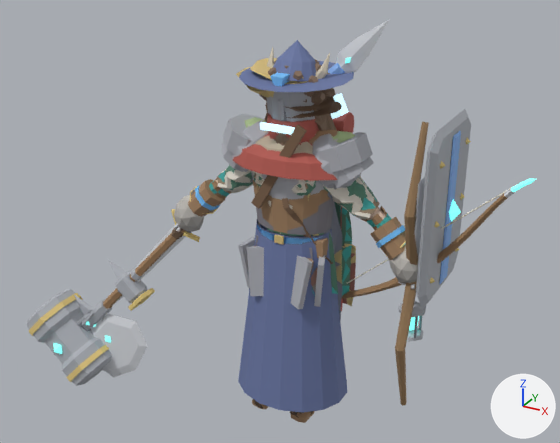
An edit to the Blender file art/creator/humanoid_slim/humanoid_slim_masculine.blend, drawn before and after from the same camera.
The view is the same before and after, from a camera (50 mm lens) standing at (1.7, -3.23, 2.7) and looking at (-0.16, 0.15, 1.01). The lights are fixed; the arrows at lower right show +X, +Y and +Z. The picture after the commit comes second.

In view in the first picture: 'part.arms.bracers', 'part.head.wide_hat', 'part.offhand.bow', 'part.offhand.ranger_bow', 'part.offhand.shield', 'part.offhand.tower_shield', 'part.shoulders.mantle', 'part.shoulders.slabs', 'part.torso.jerkin', 'part.torso.robe', 'part.waist.tassets', 'part.weapon.great_axe', 'part.weapon.maul' and 40 more.
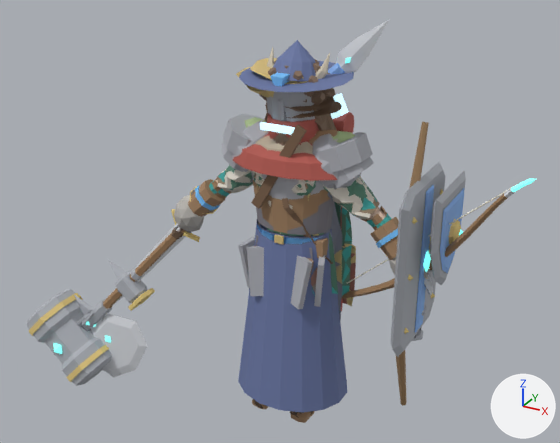
Boxes [x1, y1, x2, y2] around the edits, measured in the pictures (560 x 443 px; the box of a moved part takes in the faces that stretch with it):
```json
{"object": "part.offhand.tower_shield", "change": "reshaped", "before": [416, 109, 471, 308], "after": [391, 162, 446, 357]}
{"object": "part.offhand.shield", "change": "reshaped", "before": [414, 177, 425, 259], "after": [430, 171, 466, 285]}
{"part": 1, "of": "me_part_offhand_shield", "change": "moved or reshaped", "before": [414, 177, 425, 259], "after": [430, 171, 466, 285]}
{"part": 2, "of": "me_part_offhand_shield", "change": "moved or reshaped", "after": [440, 188, 464, 273], "on screen": "not visible before"}
{"part": 3, "of": "me_part_offhand_shield", "change": "moved or reshaped", "after": [449, 219, 461, 244], "on screen": "not visible before"}
{"part": 4, "of": "me_part_offhand_tower_shield", "change": "moved or reshaped", "before": [416, 109, 471, 308], "after": [391, 162, 446, 357]}
{"part": 5, "of": "me_part_offhand_tower_shield", "change": "moved or reshaped", "before": [439, 131, 461, 284], "after": [415, 184, 434, 333]}
{"part": 6, "of": "me_part_offhand_tower_shield", "change": "moved or reshaped", "before": [435, 221, 440, 228], "after": [408, 274, 413, 281]}
{"part": 7, "of": "me_part_offhand_tower_shield", "change": "moved or reshaped", "before": [440, 161, 445, 168], "after": [412, 217, 418, 224]}
{"part": 8, "of": "me_part_offhand_tower_shield", "change": "moved or reshaped", "before": [449, 199, 461, 222], "after": [423, 251, 431, 272]}
{"object": "part.offhand.bow", "change": "unchanged, covered by the edit", "before": [395, 122, 429, 406], "after": [396, 122, 429, 406]}
```

Scene script edits in JSON lines:
```json
{"block": "me_part_offhand_shield", "where": "# used by ob_part_offhand_shield; location = (0.0, 0.0, 0.0)"}
{"op": "remove", "block": "me_part_offhand_shield", "code": "me_part_offhand_shield.from_pydata(...)  # 93 vertices, 77 faces; spans x 0.633..0.794, y -0.172..0.248, z 0.949..1.507"}
{"op": "add", "block": "me_part_offhand_shield", "code": "me_part_offhand_shield.from_pydata(...)  # 93 vertices, 77 faces; spans x 0.633..0.875, y -0.18..0.24, z 0.921..1.441"}
{"block": "me_part_offhand_shield", "change": "me_part_offhand_shield part 1: the loose piece of 21 vertices spanning x 0.689..0.725, y -0.172..0.248, z 0.987..1.507 is moved by (0.08, -0.008, -0.067)"}
{"block": "me_part_offhand_shield", "change": "me_part_offhand_shield part 2: the loose piece of 21 vertices spanning x 0.721..0.737, y -0.117..0.194, z 1.057..1.442 is moved by (0.08, -0.008, -0.067)"}
{"block": "me_part_offhand_shield", "change": "me_part_offhand_shield part 3: the loose piece of 17 vertices spanning x 0.735..0.78, y -0.027..0.103, z 1.212..1.342 is moved by (0.08, -0.008, -0.067)"}
{"block": "me_part_offhand_shield", "change": "other edits to the shape of me_part_offhand_shield do not show in these pictures"}
{"block": "me_part_offhand_tower_shield", "where": "# used by ob_part_offhand_tower_shield; location = (0.0, 0.0, 0.0)"}
{"op": "remove", "block": "me_part_offhand_tower_shield", "code": "me_part_offhand_tower_shield.from_pydata(...)  # 106 vertices, 104 faces; spans x 0.633..0.839, y -0.221..0.339, z 0.872..1.733"}
{"op": "add", "block": "me_part_offhand_tower_shield", "code": "me_part_offhand_tower_shield.from_pydata(...)  # 106 vertices, 104 faces; spans x 0.633..0.764, y -0.309..0.251, z 0.629..1.489"}
{"block": "me_part_offhand_tower_shield", "change": "me_part_offhand_tower_shield part 4: the loose piece of 24 vertices spanning x 0.733..0.781, y -0.221..0.339, z 0.872..1.733 is moved by (-0.075, -0.088, -0.244)"}
{"block": "me_part_offhand_tower_shield", "change": "me_part_offhand_tower_shield part 5: the loose piece of 12 vertices spanning x 0.777..0.793, y 0.009..0.109, z 0.932..1.673 is moved by (-0.075, -0.088, -0.244)"}
{"block": "me_part_offhand_tower_shield", "change": "me_part_offhand_tower_shield part 6: the loose piece of 6 vertices spanning x 0.765..0.801, y -0.149..-0.113, z 1.284..1.32 is moved by (-0.075, -0.088, -0.244)"}
{"block": "me_part_offhand_tower_shield", "change": "me_part_offhand_tower_shield part 7: the loose piece of 6 vertices spanning x 0.765..0.801, y -0.149..-0.113, z 1.564..1.6 is moved by (-0.075, -0.088, -0.244)"}
{"block": "me_part_offhand_tower_shield", "change": "me_part_offhand_tower_shield part 8: the loose piece of 6 vertices spanning x 0.759..0.839, y 0.019..0.099, z 1.246..1.358 is moved by (-0.075, -0.088, -0.244)"}
{"block": "me_part_offhand_tower_shield", "change": "other edits to the shape of me_part_offhand_tower_shield do not show in these pictures"}
```
